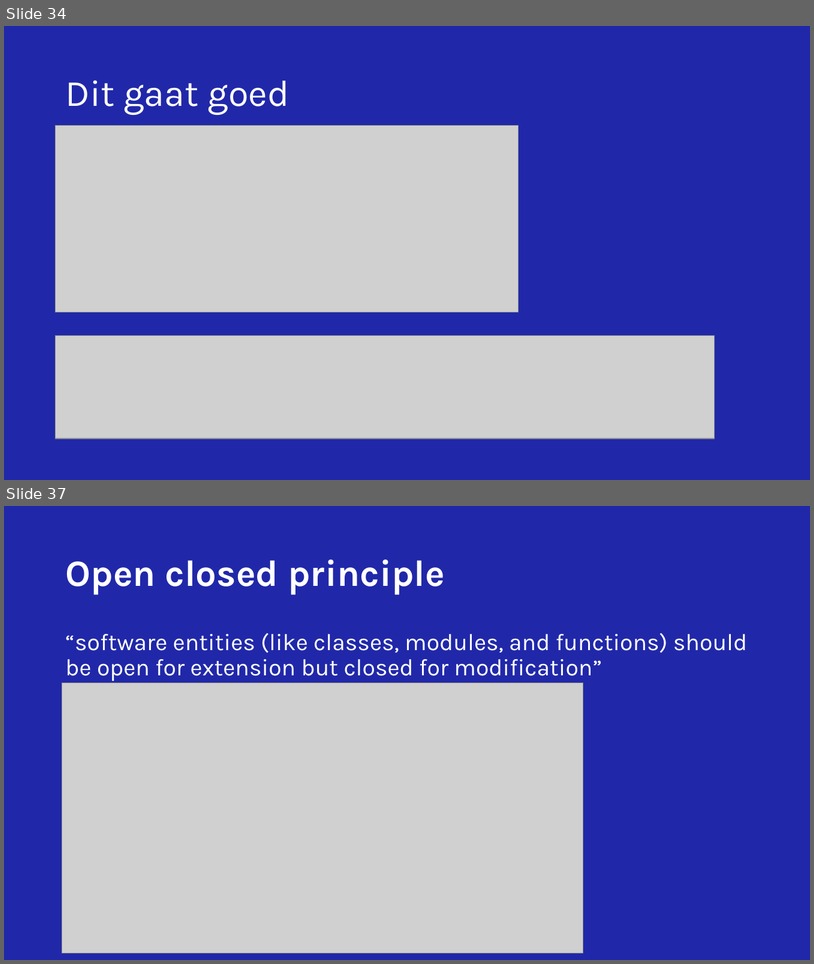
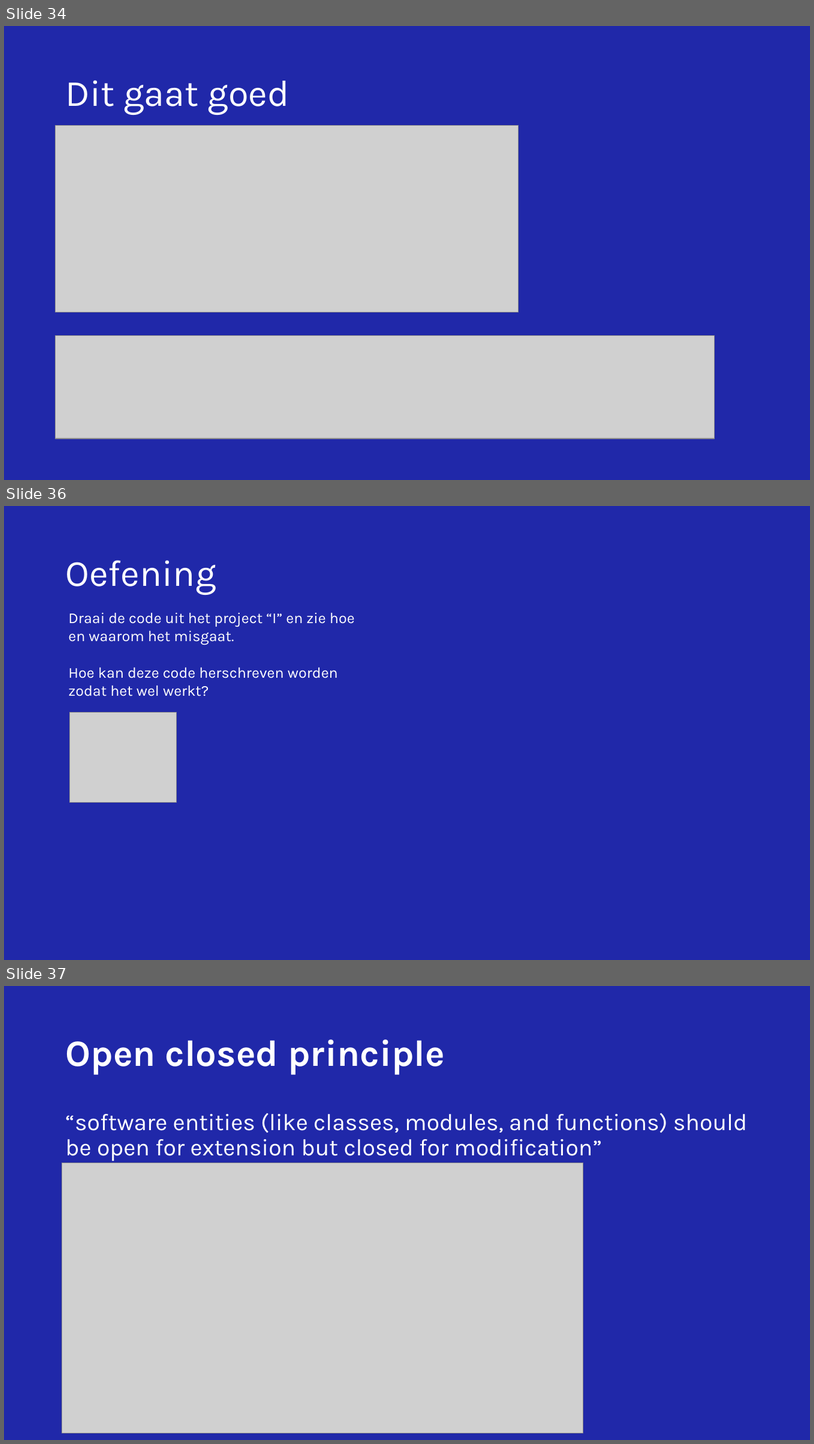
Before and after one commit to NickDekker/SOLID-GRASP, a slide deck: Presentatie/SOLID-Grasp-training.pptx. Shown one above the other, each under a label of ours: slides 34 and 37 before the commit, slides 34, 36 and 37 after it; the slides between them are not shown. The pictures are 814x964 and 814x1444 pixels, drawn with LibreOffice and Linux fonts; fonts in the diff are those of the drawing; grey boxes stand for pictures; background and template pictures are left out. Boxes give left, top, right and bottom in pixels: in the first picture for what was removed or moved away, otherwise in the second. Text is boxed around its words. In the diff, an @@ line names an element or a change of style, - is before the commit and + after.

```diff
--- a/Presentatie/SOLID-Grasp-training.pptx
+++ b/Presentatie/SOLID-Grasp-training.pptx
@@ slide 36 added at box(4, 506, 810, 960), background #2028A9 @@
@@ title added at box(65, 560, 216, 595), 44 pt, text #FFFFFF @@
+Oefening
@@ text added at box(68, 612, 355, 696), 18 pt, text #FFFFFF @@
+Draai de code uit het project “I” en zie hoe en waarom het misgaat.
+Hoe kan deze code herschreven worden zodat het wel werkt?
@@ picture added at box(70, 712, 177, 802) @@
```
Also in this commit, not shown: 5 slides changed, 6 other slides added, 4 slides removed.
